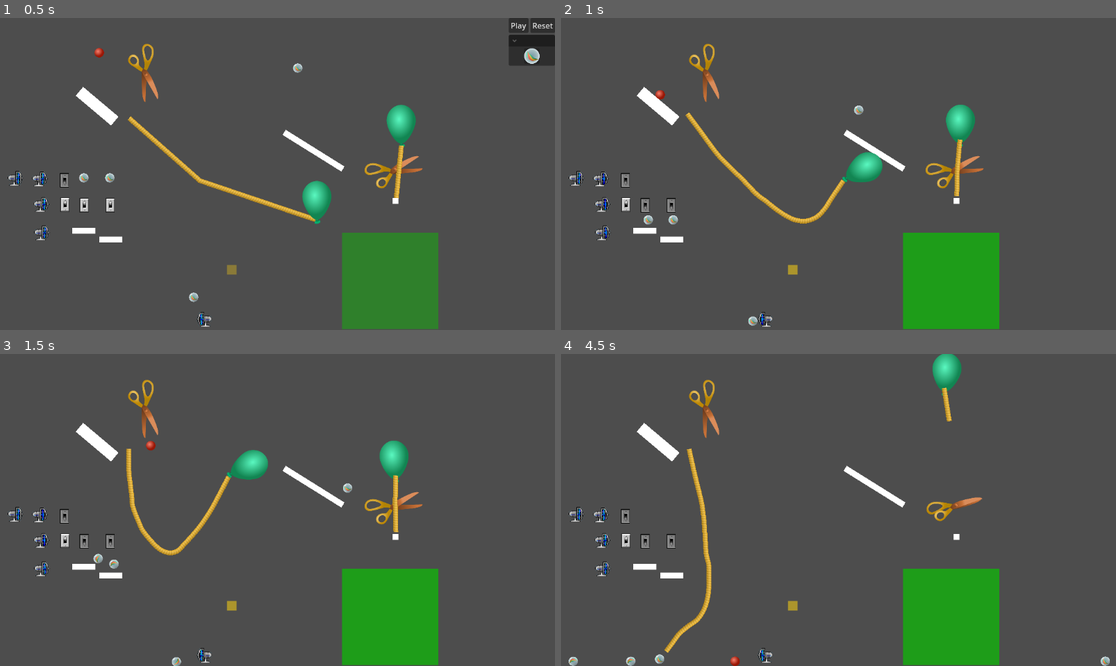
Above: before the commit, frames 1-4 (two rows, left to right).
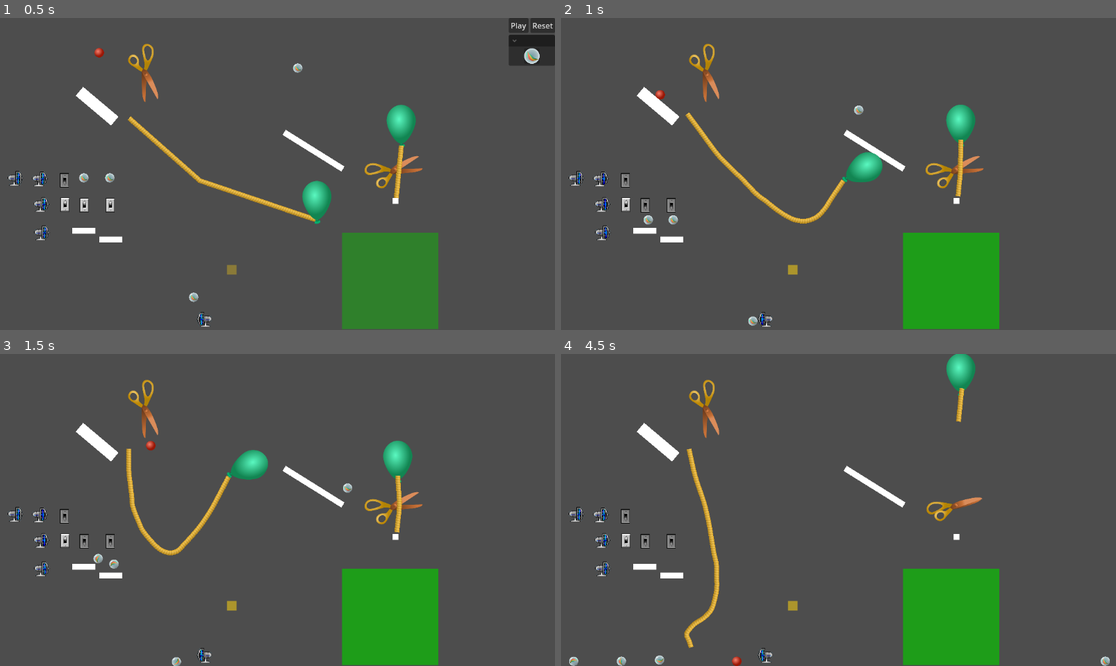
Above: after the commit, the same moments.

Repository: lechaosx/jam-at-fit-vol-2
Game: Godot game, scene res://game.tscn
Two runs of this game, one before a commit and one after it. Both use one fixed random seed, a clock stepped at 60 frames per second and the inputs below. The engine's default icon, where the game draws it, is replaced by a stand-in: a white triangle on a blue panel in a dark square.
Inputs (mouse positions are in pixels of both pictures, inside the frame that each line leads up to):
- Up to frame 1 (0.5 s): no input
- Up to frame 2 (1 s): click "Play" at 0.5 s
- Up to frame 3 (1.5 s): move the mouse to (399, 494) at 1.27 s; click (399, 494) at 1.42 s
- Up to frame 4 (4.5 s): move the mouse to (727, 525) at 2.02 s; click (727, 525) at 2.17 s; move the mouse to (894, 441) at 2.77 s; click (894, 441) at 2.92 s; move the mouse to (810, 572) at 3.52 s; click (810, 572) at 3.67 s; move the mouse to (1005, 556) at 4.27 s; click (1005, 556) at 4.42 s

Frame 1 is identical in both runs. In frame 2, 0.2% of the frame differs, in the area x 69-75%, y 28-58%; in frame 3, 0.5%; in frame 4, 2.0%, in the area x 1-75%, y 0-100%.

Commit message:
Scissor pivot

Diff:
--- a/godot/scissors.tscn
+++ b/godot/scissors.tscn
@@ -24,6 +24,9 @@
 
 [sub_resource type="CircleShape2D" id="CircleShape2D_xflwj"]
 radius = 1.0
+
+[sub_resource type="CircleShape2D" id="CircleShape2D_apsso"]
+radius = 7.0
 
 [node name="Scissors" type="Area2D"]
 script = ExtResource("1_xflwj")
@@ -67,5 +70,10 @@
 position = Vector2(13, -58)
 shape = SubResource("CircleShape2D_xflwj")
 
+[node name="Pivot" type="StaticBody2D" parent="."]
+
+[node name="CollisionShape2D" type="CollisionShape2D" parent="Pivot"]
+shape = SubResource("CircleShape2D_apsso")
+
 [connection signal="body_entered" from="." to="." method="_on_body_entered"]
 [connection signal="body_entered" from="Points" to="." method="_on_points_body_entered"]
Not shown: 1 places in godot/scissors.tscn that only renumber resources
